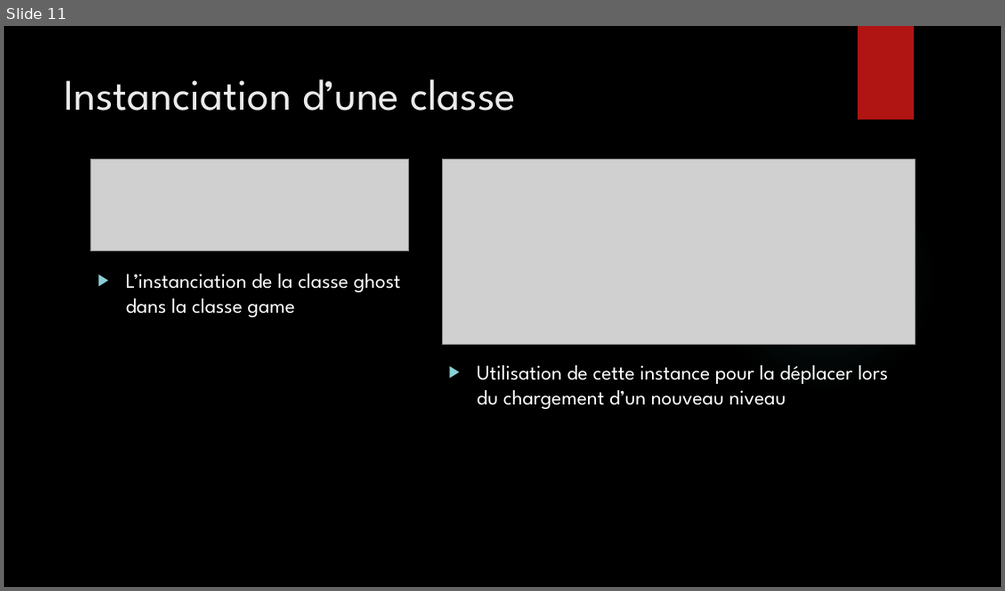
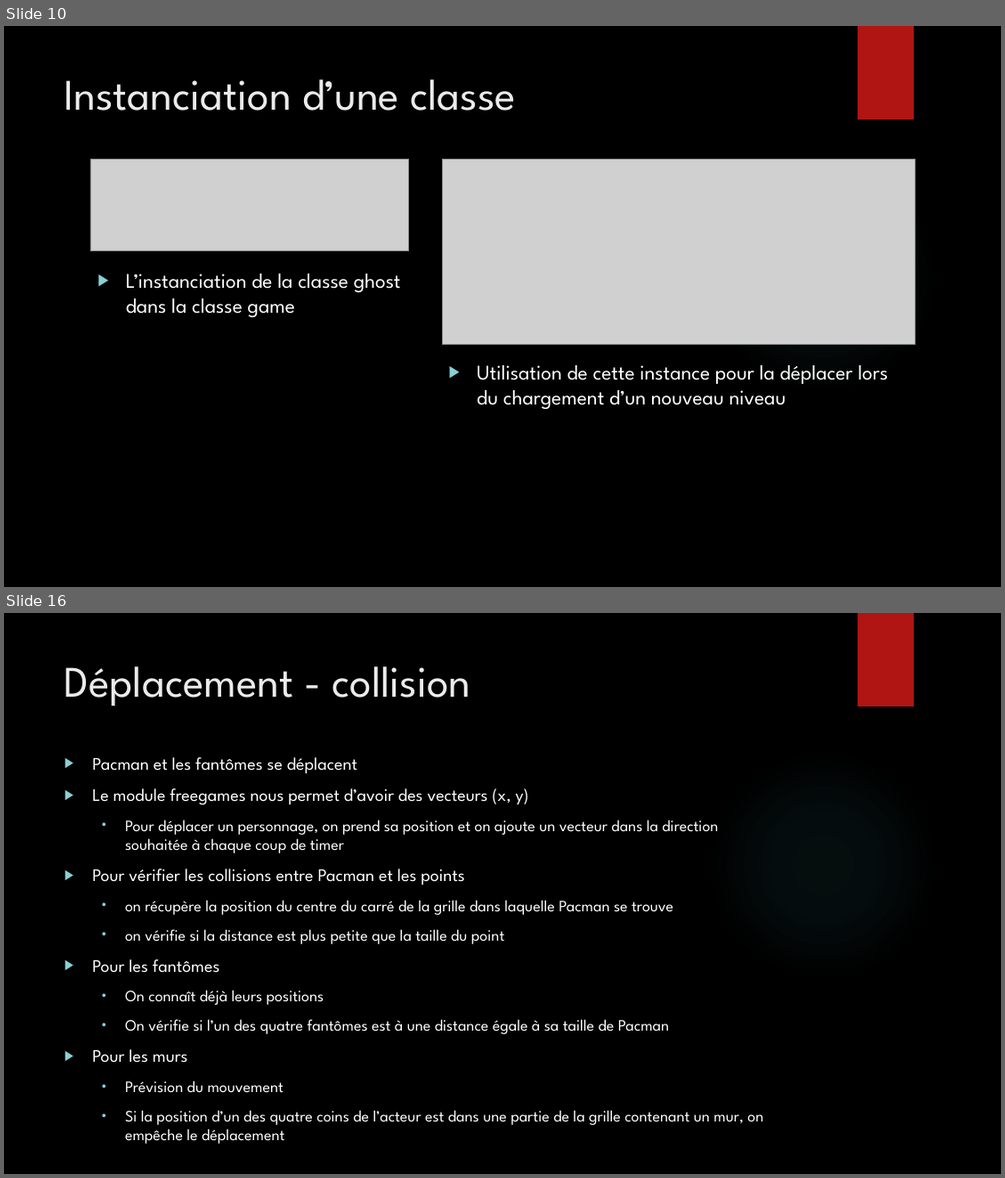
Before and after one commit to Bugnon/oc-2021, a slide deck: src/projet/projet3/Powerpoint_pacman.pptx. Shown one above the other, each under a label of ours: slide 11 before the commit, slides 10 and 16 after it; the slides between them are not shown. The pictures are 1005x591 and 1005x1178 pixels, drawn with LibreOffice and Linux fonts; fonts in the diff are those of the drawing; grey boxes stand for pictures; background and template pictures are left out. Boxes give left, top, right and bottom in pixels: in the first picture for what was removed or moved away, otherwise in the second. Text is boxed around its words. In the diff, an @@ line names an element or a change of style, - is before the commit and + after.

```diff
--- a/src/projet/projet3/Powerpoint_pacman.pptx
+++ b/src/projet/projet3/Powerpoint_pacman.pptx
@@ slide 16 added at <box>4,613,1001,1174</box>, background picture (left out); not listed: 2 template elements that a slide beside it also shows @@
@@ title added at <box>65,666,470,706</box>, 42 pt, text #EBEBEB @@
+Déplacement - collision
@@ text added at <box>92,757,718,1122</box>, 15.3 pt, text #FFFFFF @@
+▶ Pacman et les fantômes se déplacent
+▶ Le module freegames nous permet d’avoir des vecteurs (x, y)
+  • Pour déplacer un personnage, on prend sa position et on ajoute un vecteur dans la direction souhaitée à chaque coup de timer
+▶ Pour vérifier les collisions entre Pacman et les points
+  • on récupère la position du centre du carré de la grille dans laquelle Pacman se trouve
+  • on vérifie si la distance est plus petite que la taille du point
+▶ Pour les fantômes
+  • On connaît déjà leurs positions
+  • On vérifie si l’un des quatre fantômes est à une distance égale à sa taille de Pacman
+▶ Pour les murs
+  • Prévision du mouvement
+  • Si la position d’un des quatre coins de l’acteur est dans une partie de la grille contenant un mur, on empêche le déplacement
@@ what was slide 11 is now slide 10 @@
```
Also in this commit, not shown: 1 slide changed, 8 other slides added, 2 slides removed.
